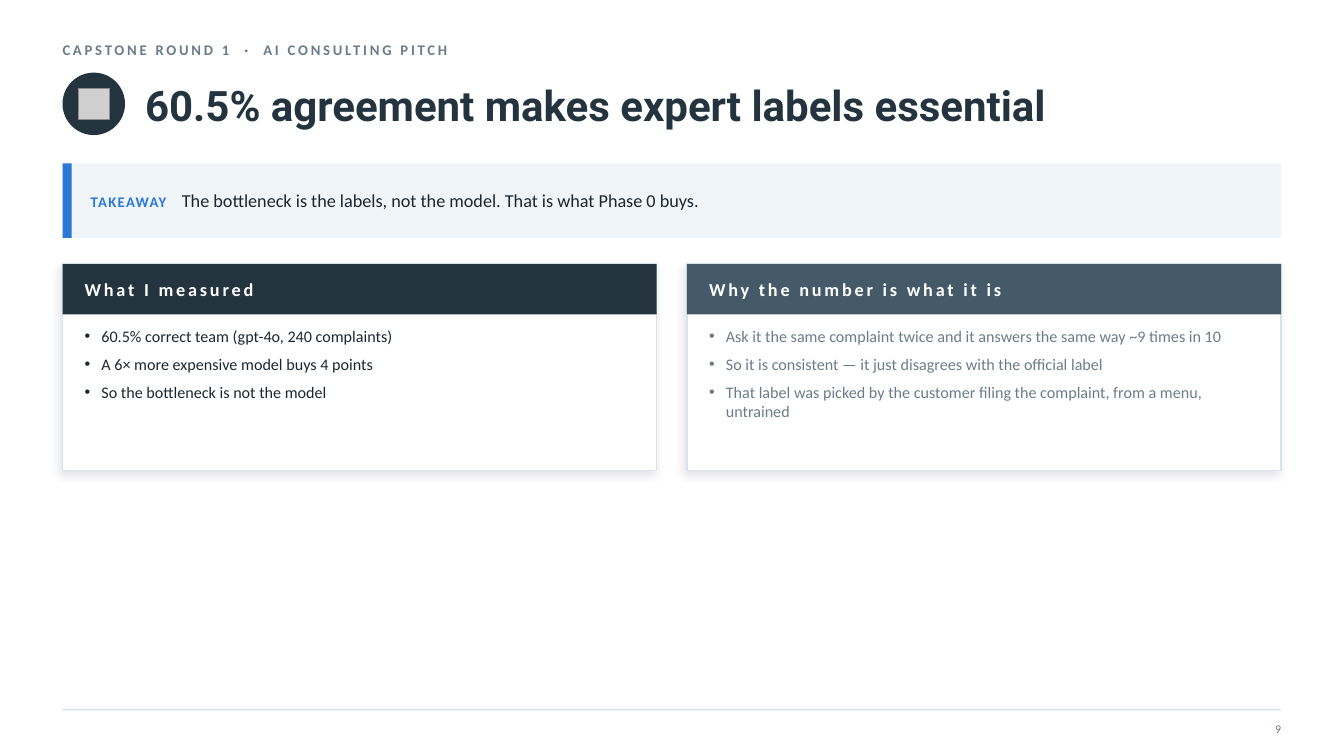
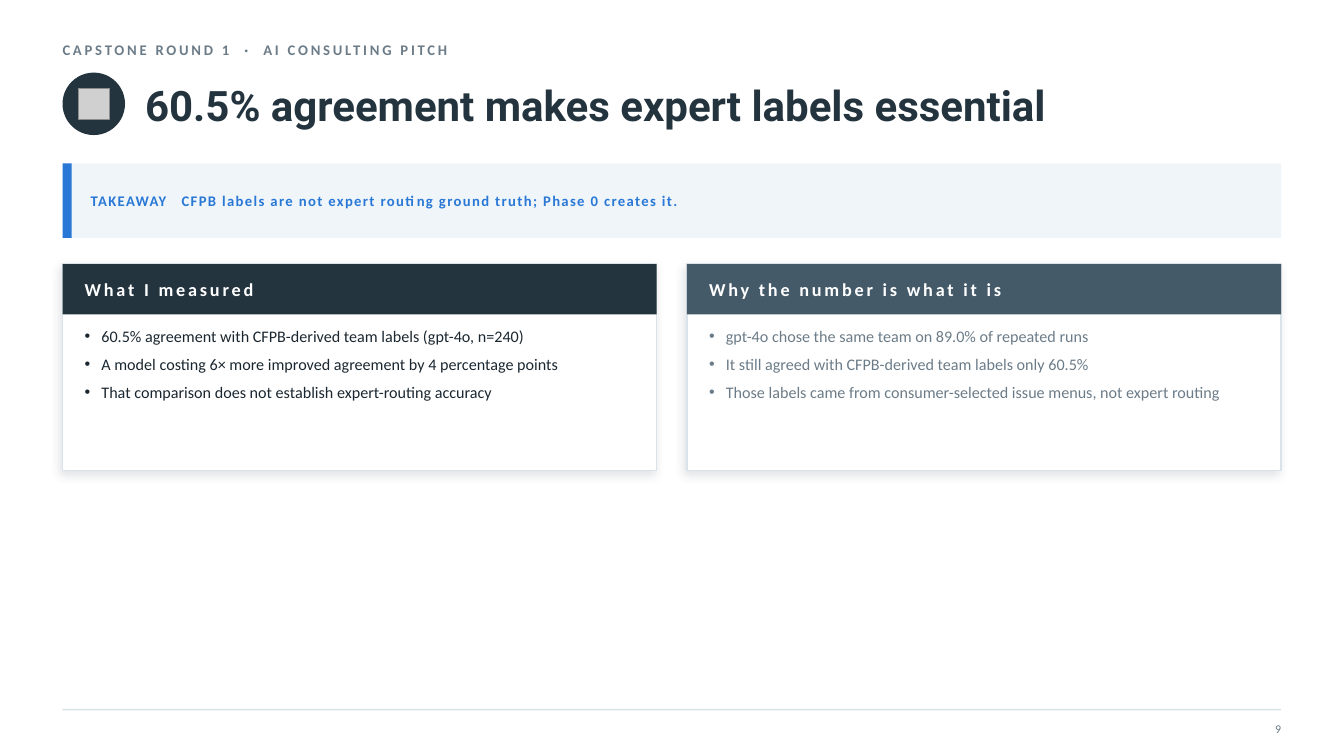
Before and after one commit to nyelugo/PROJECT-Capstone-AI-Consulting, a slide deck: slide 11 of presentation/round1_pitch.pptx (slide 10 before the commit). Drawn at 1344x756 pixels with LibreOffice and Linux fonts; fonts in the diff are those of the drawing; grey boxes stand for pictures. Boxes give left, top, right and bottom in pixels: in the first picture for what was removed or moved away, otherwise in the second. Text is boxed around its words. In the diff, an @@ line names an element or a change of style, - is before the commit and + after.

```diff
--- a/presentation/round1_pitch.pptx
+++ b/presentation/round1_pitch.pptx
@@ text at (x1=91, y1=195, x2=677, y2=209): text changed; size 13 to 10.5 pt; text colour #1B2730 to #2A78D6; bold on @@
-TAKEAWAY The bottleneck is the labels, not the model. That is what Phase 0 buys.
+TAKEAWAY CFPB labels are not expert routing ground truth; Phase 0 creates it.
@@ text at (x1=101, y1=330, x2=558, y2=401): text changed @@
-• 60.5% correct team (gpt-4o, 240 complaints)
-• A 6× more expensive model buys 4 points
-• So the bottleneck is not the model
+• 60.5% agreement with CFPB-derived team labels (gpt-4o, n=240)
+• A model costing 6× more improved agreement by 4 percentage points
+• That comparison does not establish expert-routing accuracy
@@ text at (x1=726, y1=331, x2=1219, y2=401): text changed @@
-• Ask it the same complaint twice and it answers the same way ~9 times in 10
-• So it is consistent — it just disagrees with the official label
-• That label was picked by the customer filing the complaint, from a menu, untrained
+• gpt-4o chose the same team on 89.0% of repeated runs
+• It still agreed with CFPB-derived team labels only 60.5%
+• Those labels came from consumer-selected issue menus, not expert routing
```
Also in this commit, not shown: 12 other slides changed, 1 slide added, 5 other files.
